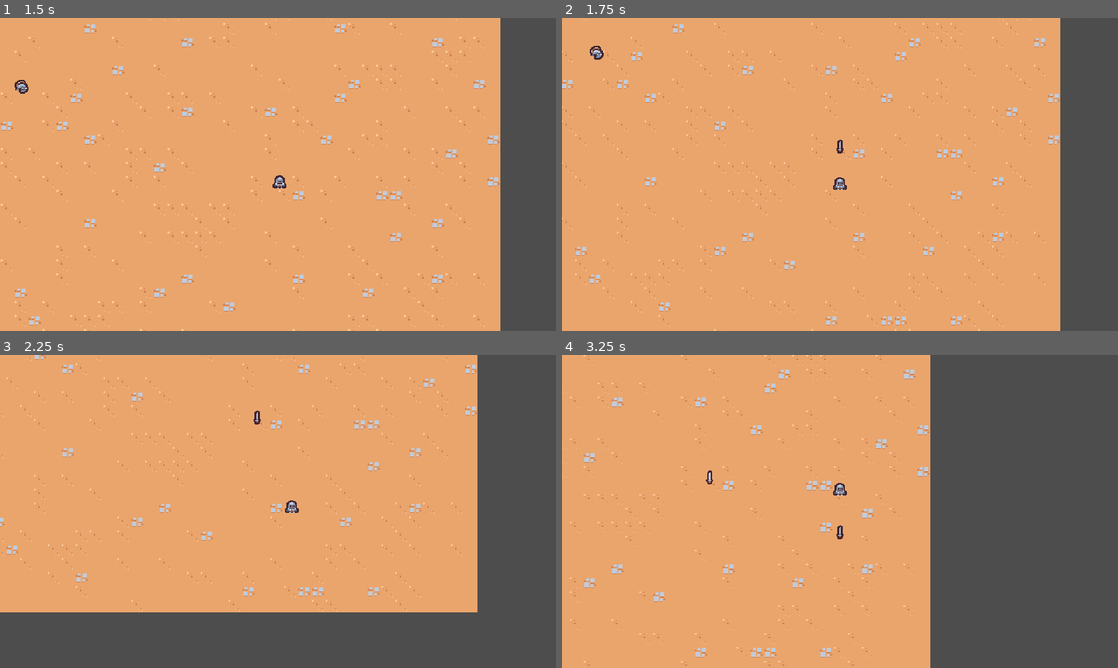
Above: before the commit, frames 1-4 (two rows, left to right).
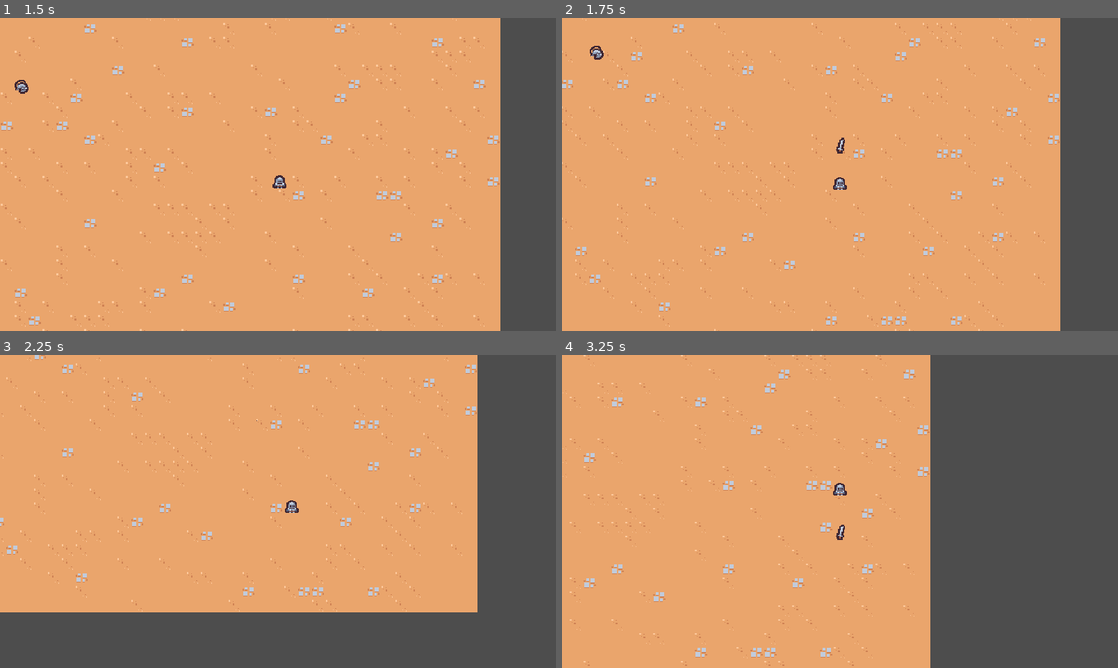
Above: after the commit, the same moments.

Repository: exglegaming/survivors-course
Game: Godot game, scene res://scenes/main/main.tscn
Same seed, same stepped clock (60 frames per second), same inputs: the game is played once before the commit and once after it.
Inputs:
- Up to frame 1 (1.5 s): hold D (move_right) 0.53-1.28 s; hold S (move_down) from 1.28 s (still down)
- Up to frame 2 (1.75 s): keep holding S (move_down)
- Up to frame 3 (2.25 s): release S (move_down) at 2.03 s; hold D (move_right) from 2.03 s (still down)
- Up to frame 4 (3.25 s): release D (move_right) at 2.78 s; hold W (move_up) from 2.78 s (still down)

Frame 1 is identical in both runs. In frame 2, less than 0.1% of the frame differs, in the area x 49-51%, y 38-44%; in frame 3, less than 0.1%; in frame 4, less than 0.1%, in the area x 25-51%, y 36-60%.

Commit message:
animation for sword

Diff:
--- a/scenes/ability/sword_ability/sword_ability.tscn
+++ b/scenes/ability/sword_ability/sword_ability.tscn
@@ -2,7 +2,87 @@
 
 [ext_resource type="Texture2D" uid="uid://cekprvqlibi4q" path="res://assets/weapons/sword.png" id="1_upg5g"]
 
+[sub_resource type="Animation" id="Animation_upg5g"]
+length = 0.001
+tracks/0/type = "value"
+tracks/0/imported = false
+tracks/0/enabled = true
+tracks/0/path = NodePath("Sprite2D:rotation")
+tracks/0/interp = 1
+tracks/0/loop_wrap = true
+tracks/0/keys = {
+"times": PackedFloat32Array(0),
+"transitions": PackedFloat32Array(1),
+"update": 0,
+"values": [0.0]
+}
+tracks/1/type = "value"
+tracks/1/imported = false
+tracks/1/enabled = true
+tracks/1/path = NodePath("Sprite2D:scale")
+tracks/1/interp = 1
+tracks/1/loop_wrap = true
+tracks/1/keys = {
+"times": PackedFloat32Array(0),
+"transitions": PackedFloat32Array(1),
+"update": 0,
+"values": [Vector2(1, 1)]
+}
+
+[sub_resource type="Animation" id="Animation_abpad"]
+resource_name = "swing"
+length = 0.75
+step = 0.05
+tracks/0/type = "value"
+tracks/0/imported = false
+tracks/0/enabled = true
+tracks/0/path = NodePath("Sprite2D:rotation")
+tracks/0/interp = 2
+tracks/0/loop_wrap = true
+tracks/0/keys = {
+"times": PackedFloat32Array(0, 0.19999999, 0.39999998, 0.75),
+"transitions": PackedFloat32Array(1, 1, 1.68, 1),
+"update": 0,
+"values": [0.0, -0.17453292519943295, 3.141592653589793, 0.0]
+}
+tracks/1/type = "value"
+tracks/1/imported = false
+tracks/1/enabled = true
+tracks/1/path = NodePath("Sprite2D:scale")
+tracks/1/interp = 2
+tracks/1/loop_wrap = true
+tracks/1/keys = {
+"times": PackedFloat32Array(0, 0.1, 0.19999999, 0.35, 0.5, 0.75),
+"transitions": PackedFloat32Array(1, 1, 1, 1, 5.65, 1),
+"update": 0,
+"values": [Vector2(0, 0), Vector2(1.25, 1.25), Vector2(1, 1), Vector2(2, 2), Vector2(1, 1), Vector2(1e-05, 1e-05)]
+}
+tracks/2/type = "method"
+tracks/2/imported = false
+tracks/2/enabled = true
+tracks/2/path = NodePath(".")
+tracks/2/interp = 1
+tracks/2/loop_wrap = true
+tracks/2/keys = {
+"times": PackedFloat32Array(0.75),
+"transitions": PackedFloat32Array(1),
+"values": [{
+"args": [],
+"method": &"queue_free"
+}]
+}
+
+[sub_resource type="AnimationLibrary" id="AnimationLibrary_t8g1f"]
+_data = {
+&"RESET": SubResource("Animation_upg5g"),
+&"swing": SubResource("Animation_abpad")
+}
+
 [node name="SwordAbility" type="Node2D" unique_id=896696562]
+
+[node name="AnimationPlayer" type="AnimationPlayer" parent="." unique_id=1619629980]
+libraries/ = SubResource("AnimationLibrary_t8g1f")
+autoplay = &"swing"
 
 [node name="Sprite2D" type="Sprite2D" parent="." unique_id=600812186]
 texture = ExtResource("1_upg5g")
